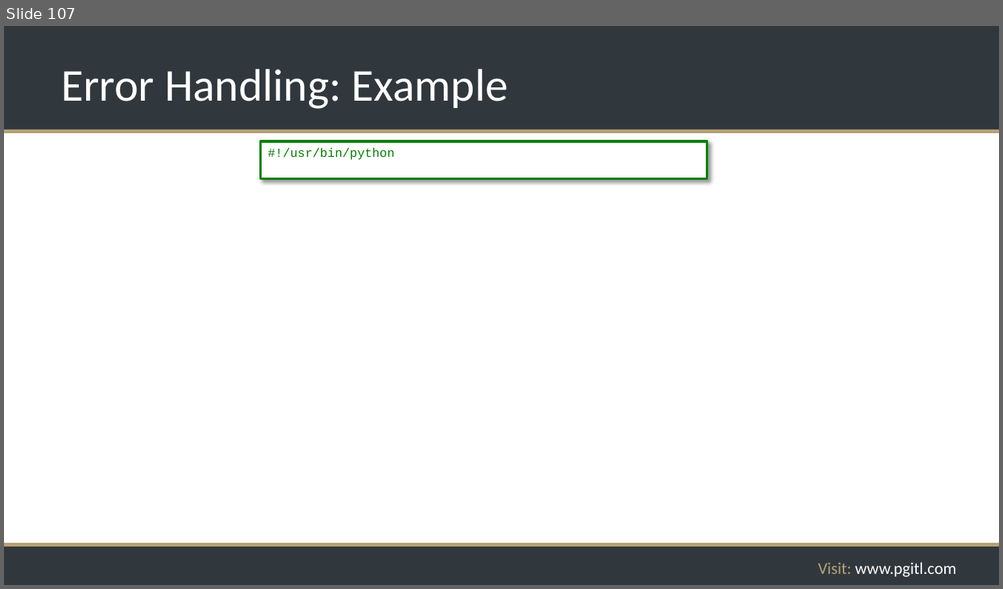
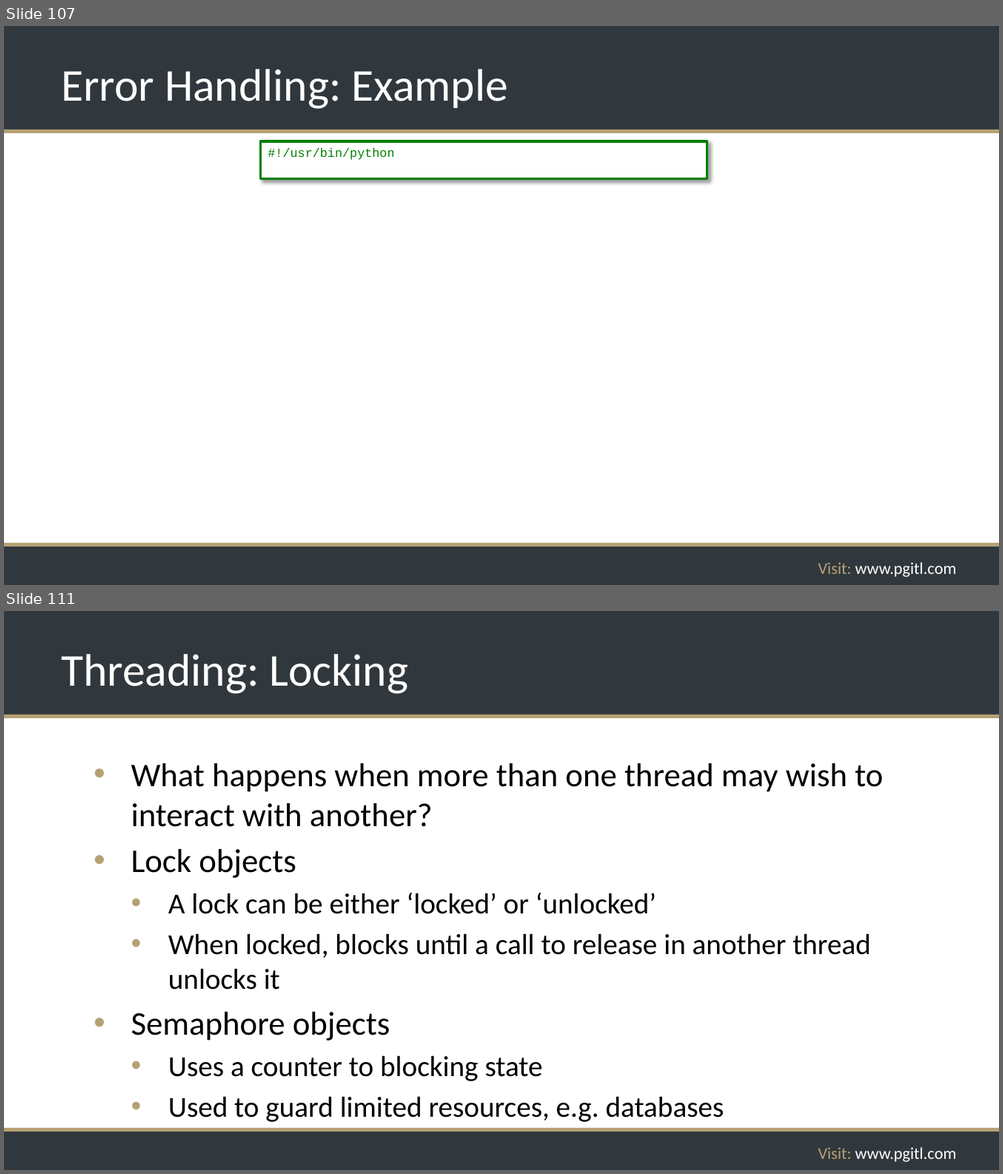
Before and after one commit to rikkouri/project-a, a slide deck: Programming Foundations.pptx. Shown one above the other, each under a label of ours: slide 107 before the commit, slides 107 and 111 after it; the slides between them are not shown. The pictures are 1003x589 and 1003x1174 pixels, drawn with LibreOffice and Linux fonts; fonts in the diff are those of the drawing; background and template pictures are left out. Boxes give left, top, right and bottom in pixels: in the first picture for what was removed or moved away, otherwise in the second. Text is boxed around its words. In the diff, an @@ line names an element or a change of style, - is before the commit and + after.

Commit message:
Threading slides

```diff
--- a/Programming Foundations.pptx
+++ b/Programming Foundations.pptx
@@ slide 111 added at [4,611,999,1170], background #FFFFFF; not listed: 5 template elements that a slide beside it also shows @@
@@ title added at [61,654,409,694], 44 pt, text #FFFFFF @@
+Threading: Locking
@@ text added at [131,763,882,1122], 28 pt, text #000000 @@
+• What happens when more than one thread may wish to interact with another?
+• Lock objects
+  • A lock can be either ‘locked’ or ‘unlocked’
+  • When locked, blocks until a call to release in another thread unlocks it
+• Semaphore objects
+  • Uses a counter to blocking state
+  • Used to guard limited resources, e.g. databases
```
Also in this commit, not shown: 6 other slides added.
